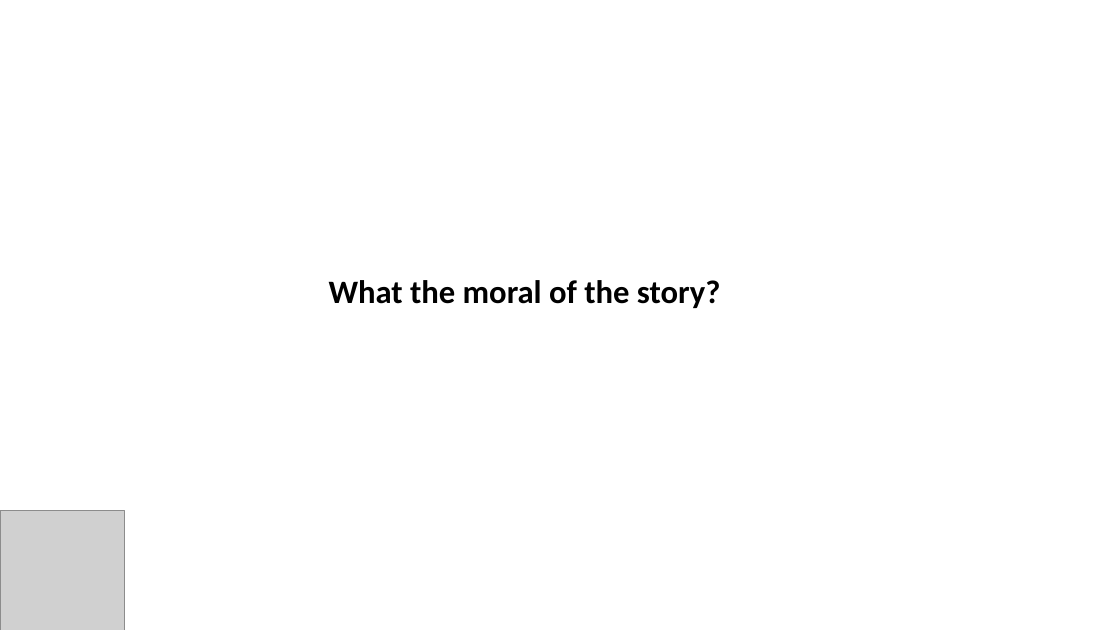
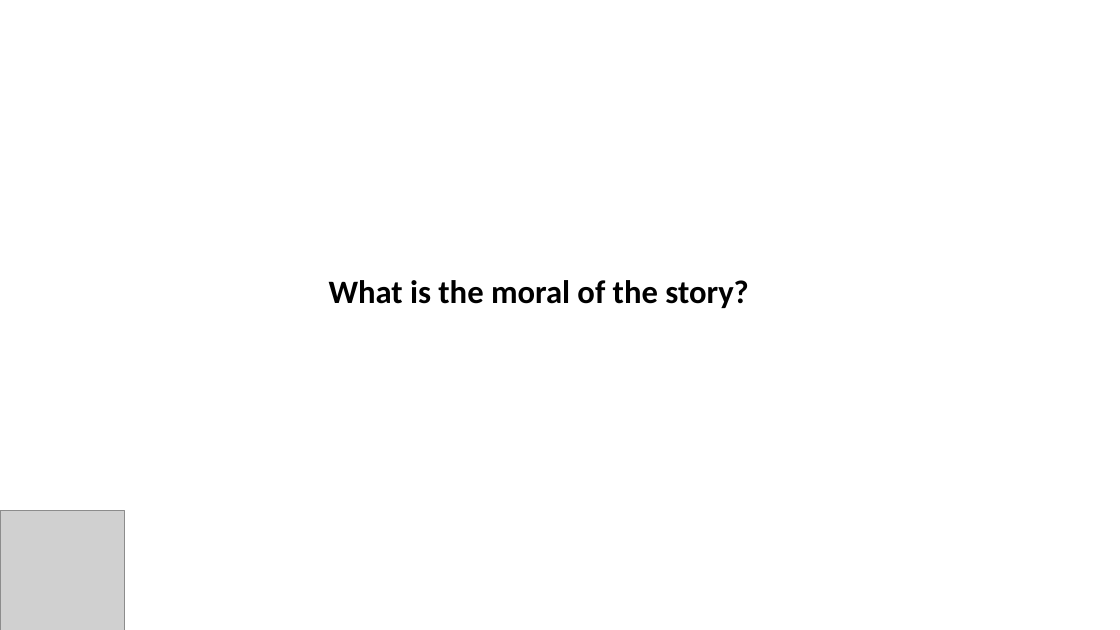
Before and after one commit to irwinwei73/GA-DSI-Capstone, a slide deck: slide 24 of Capstone_Final_Presentation.pptx. Drawn at 1120x630 pixels with LibreOffice and Linux fonts; fonts in the diff are those of the drawing; grey boxes stand for pictures. Boxes give left, top, right and bottom in pixels: in the first picture for what was removed or moved away, otherwise in the second. Text is boxed around its words. In the diff, an @@ line names an element or a change of style, - is before the commit and + after.

Commit message:
updated presentation

```diff
--- a/Capstone_Final_Presentation.pptx
+++ b/Capstone_Final_Presentation.pptx
@@ text at bbox=[329, 280, 748, 308]: text changed @@
-What the moral of the story?
+What is the moral of the story?
```
